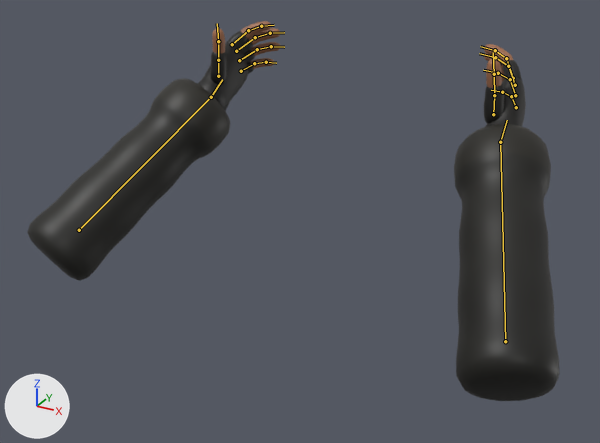
Before and after pictures for a commit that changed the glTF model assets/models/manos_chica.glb.
Both versions are drawn from a 50 mm camera at (0.523, -0.652, -0.001) aimed at (-0.015, 0.326, -0.49). Lighting does not change. The marker at lower left points along +X, +Y and +Z. The picture after the commit comes second. Both versions are drawn at frame 72 of the action 'sostener-loop'; the numbers are the values there. The bones that bend it are drawn over the model as lines.

In view in the first picture: 'mangas', 'piel'.
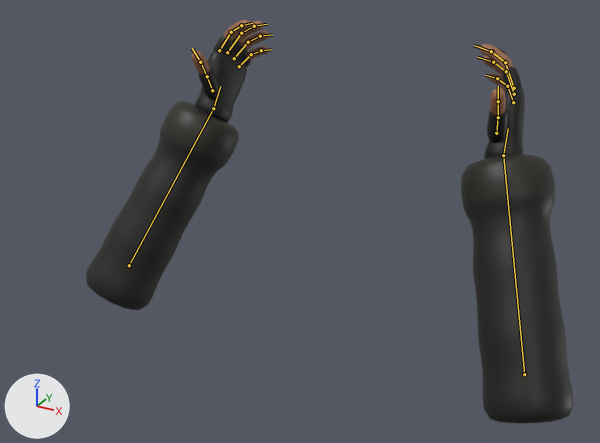
Pixel boxes (x1, y1, x2, y2) of what changed, in the pictures (600 x 443 px):
```json
{"object": "mangas", "change": "posed", "before": [27, 31, 560, 401], "after": [86, 35, 574, 423], "on screen": "8% narrower"}
{"object": "piel", "change": "posed", "before": [212, 21, 513, 88], "after": [191, 20, 514, 115]}
{"bone": "LeftLowerArm", "before": "(79, 230) to (211, 97)", "after": "(129, 265) to (213, 108)"}
{"bone": "RightLowerArm", "before": "(505, 341) to (500, 142)", "after": "(524, 374) to (503, 155)"}
```

Scene script edits in JSON lines:
```json
{"block": "bone_leftlowerarm", "where": "bone_leftlowerarm = bpy.data.objects['esqueleto'].pose.bones['LeftLowerArm']"}
{"op": "set", "path": "bone_leftlowerarm.location", "old": "(-0.17, 0.5, -0.523)", "new": "(-0.175, 0.61, -0.633)"}
{"op": "set", "path": "bone_leftlowerarm.rotation_quaternion", "old": "(0.942, 0.299, 0.056, -0.143)", "new": "(0.851, 0.494, 0.007, -0.177)", "note": "degrees (34, 11, -14) -> degrees (59, 11, -17)"}
{"block": "bone_rightlowerarm", "where": "bone_rightlowerarm = bpy.data.objects['esqueleto'].pose.bones['RightLowerArm']"}
{"op": "set", "path": "bone_rightlowerarm.location", "old": "(0.17, 0.5, -0.523)", "new": "(0.175, 0.61, -0.633)"}
{"op": "set", "path": "bone_rightlowerarm.rotation_quaternion", "old": "(0.942, 0.299, -0.056, 0.143)", "new": "(0.851, 0.494, -0.007, 0.177)", "note": "degrees (34, -11, 14) -> degrees (59, -11, 17)"}
```
